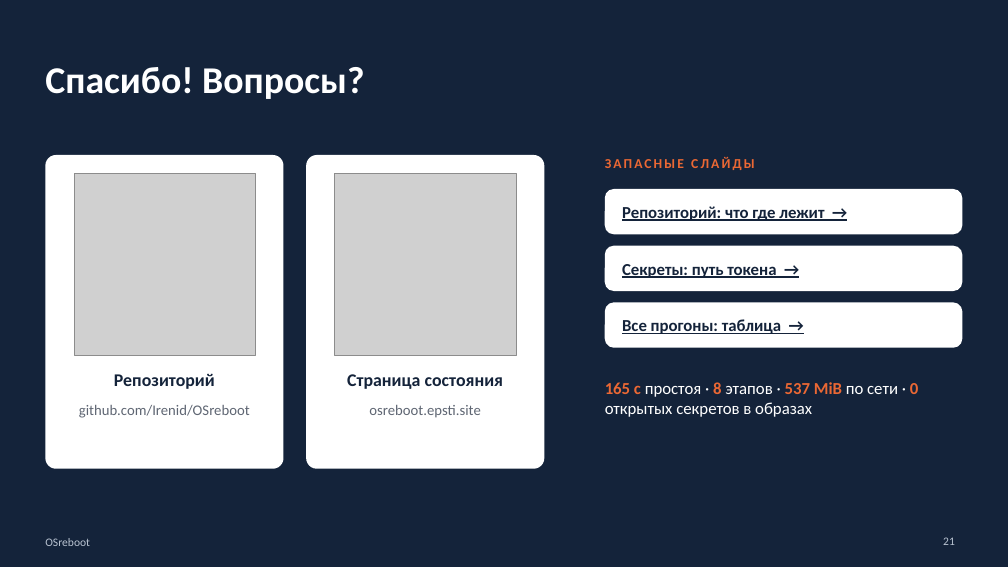
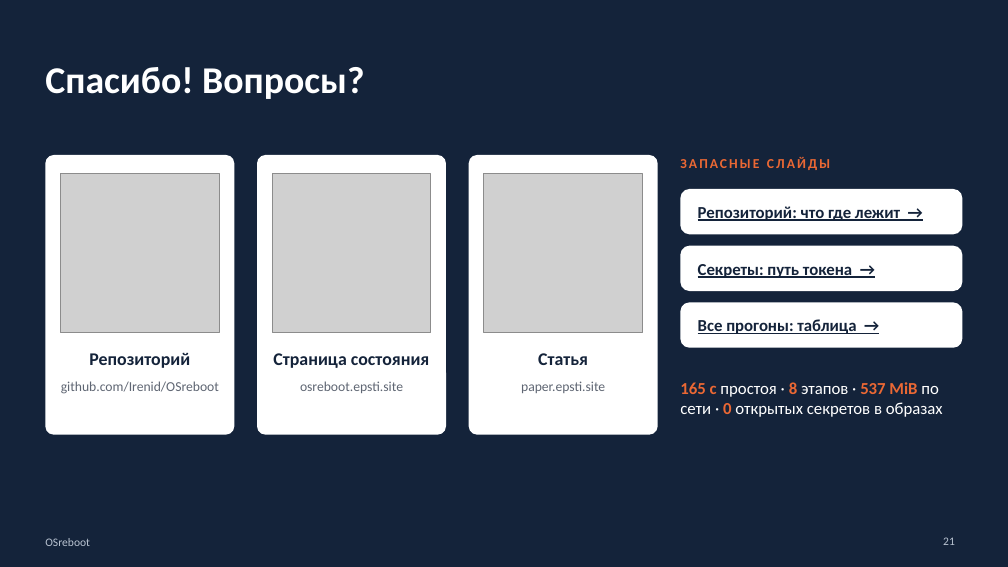
Before and after one commit to Irenid/OSreboot, a slide deck: slide 21 of presentation/OSreboot.pptx. Drawn at 1008x567 pixels with LibreOffice and Linux fonts; fonts in the diff are those of the drawing; grey boxes stand for pictures. Boxes give left, top, right and bottom in pixels: in the first picture for what was removed or moved away, otherwise in the second. Text is boxed around its words. In the diff, an @@ line names an element or a change of style, - is before the commit and + after.

Commit message:
presentation: paper QR on the questions slide, answers for the retry chain, review without the source count

```diff
--- a/presentation/OSreboot.pptx
+++ b/presentation/OSreboot.pptx
@@ rounded rectangle resized from (x1=45, y1=155, x2=284, y2=469) to (x1=45, y1=155, x2=234, y2=435) @@
@@ picture resized from (x1=74, y1=174, x2=256, y2=355) to (x1=60, y1=174, x2=219, y2=333) @@
@@ rounded rectangle resized from (x1=306, y1=155, x2=544, y2=469) to (x1=257, y1=155, x2=446, y2=435) @@
@@ picture resized from (x1=335, y1=174, x2=516, y2=355) to (x1=272, y1=174, x2=431, y2=333) @@
@@ rounded rectangle added at (x1=469, y1=155, x2=658, y2=435), fill #FFFFFF @@
@@ picture added at (x1=484, y1=174, x2=643, y2=333) @@
@@ text "ЗАПАСНЫЕ СЛАЙДЫ" moved from (x1=605, y1=157, x2=754, y2=170) to (x1=680, y1=157, x2=830, y2=170) @@
@@ rounded rectangle "Репозиторий: что где лежит →" resized from (x1=605, y1=189, x2=963, y2=234) to (x1=681, y1=189, x2=963, y2=234) @@
@@ rounded rectangle "Секреты: путь токена →" resized from (x1=605, y1=246, x2=963, y2=291) to (x1=681, y1=246, x2=963, y2=291) @@
@@ rounded rectangle "Все прогоны: таблица →" resized from (x1=605, y1=302, x2=963, y2=348) to (x1=681, y1=302, x2=963, y2=348) @@
@@ text "Репозиторий" moved from (x1=114, y1=373, x2=215, y2=389) to (x1=89, y1=352, x2=190, y2=368) @@
@@ text "Страница состояния" moved from (x1=347, y1=374, x2=504, y2=389) to (x1=273, y1=353, x2=430, y2=368) @@
@@ text added at (x1=538, y1=353, x2=588, y2=365), 17 pt, text #14233A, bold @@
+Статья
@@ text "github.com/Irenid/OSreboot" moved from (x1=79, y1=405, x2=250, y2=418) to (x1=61, y1=381, x2=219, y2=394) @@
@@ text "github.com/Irenid/OSreboot" at (x1=61, y1=381, x2=219, y2=394): size 14 to 13 pt @@
@@ text "osreboot.epsti.site" at (x1=300, y1=381, x2=403, y2=393): size 14 to 13 pt @@
@@ text "osreboot.epsti.site" moved from (x1=369, y1=405, x2=480, y2=418) to (x1=300, y1=381, x2=403, y2=393) @@
@@ text added at (x1=521, y1=381, x2=605, y2=393), 13 pt, text #5F6673 @@
+paper.epsti.site
@@ text "165 с простоя · 8 ..." rewrapped from (x1=605, y1=382, x2=918, y2=417) to (x1=680, y1=382, x2=943, y2=417) @@
```
Also in this commit, not shown: 1 other slide changed, 1 other file.
